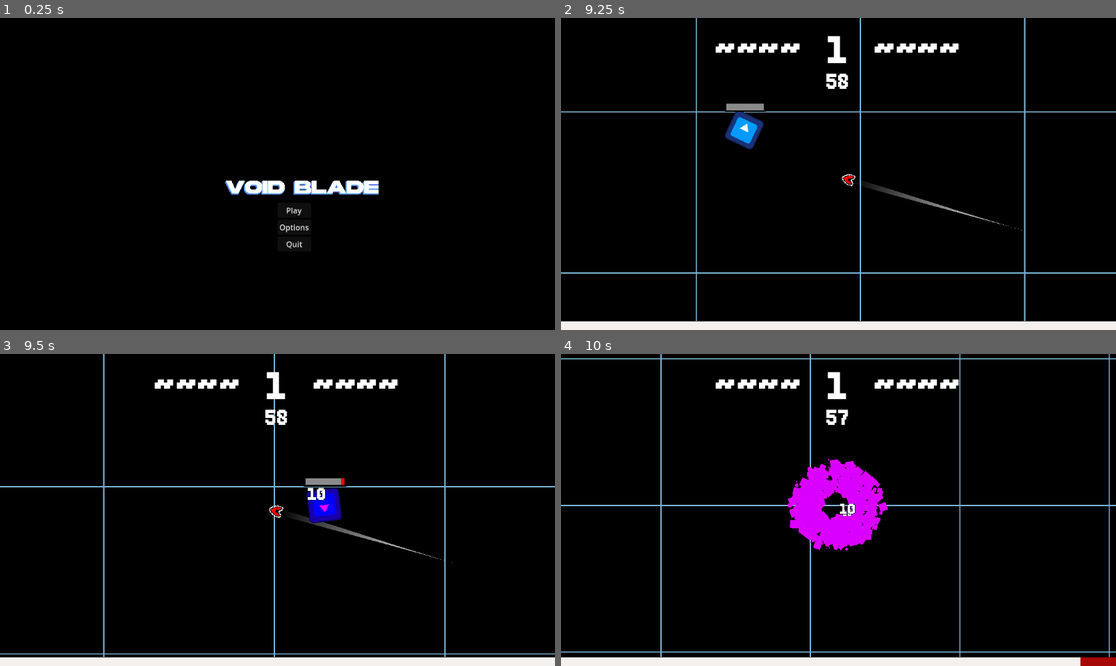
Above: before the commit, frames 1-4 (two rows, left to right).
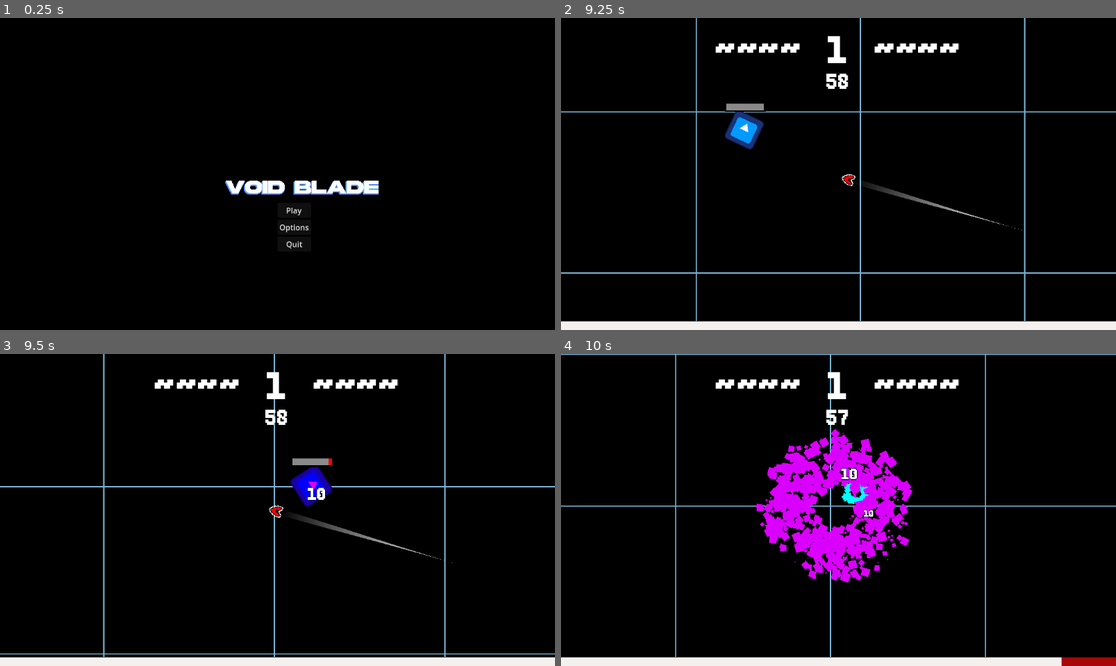
Above: after the commit, the same moments.

Repository: HazarBakir/void_blade
Game: Godot game, scene res://Scenes/main_menu.tscn
Same seed, same stepped clock (60 frames per second), same inputs: the game is played once before the commit and once after it. The engine's default icon, where the game draws it, is replaced by a stand-in: a white triangle on a blue panel in a dark square.
Inputs (mouse positions are in pixels of both pictures, inside the frame that each line leads up to):
- Up to frame 1 (0.25 s): no input
- Up to frame 2 (9.25 s): click "Play" at 0.5 s; move the mouse to (810, 236) at 1.27 s; press the mouse at (810, 236) at 1.28 s; move the mouse to (1005, 220) at 2.02 s; release the mouse at (1005, 220) at 2.03 s; click (1005, 220) at 2.1 s; move the mouse to (672, 127) at 2.77 s; press the mouse at (672, 127) at 2.78 s; move the mouse to (866, 174) at 3.52 s; release the mouse at (866, 174) at 3.53 s; click (866, 174) at 3.6 s; move the mouse to (755, 96) at 4.27 s; press the mouse at (755, 96) at 4.28 s; move the mouse to (960, 158) at 5.02 s; release the mouse at (960, 158) at 5.03 s; click (960, 158) at 5.1 s; move the mouse to (727, 189) at 5.77 s; press the mouse at (727, 189) at 5.78 s; move the mouse to (894, 105) at 6.52 s; release the mouse at (894, 105) at 6.53 s; click (894, 105) at 6.6 s; move the mouse to (810, 236) at 7.27 s; press the mouse at (810, 236) at 7.28 s; move the mouse to (1005, 220) at 8.02 s; release the mouse at (1005, 220) at 8.03 s; click (1005, 220) at 8.1 s; move the mouse to (672, 127) at 8.77 s; press the mouse at (672, 127) at 8.78 s
- Up to frame 3 (9.5 s): no input
- Up to frame 4 (10 s): move the mouse to (866, 510) at 9.52 s; release the mouse at (866, 510) at 9.53 s; click (866, 510) at 9.6 s

Frames 1-2 are identical in both runs. In frame 3, 1.2% of the frame differs, in the area x 52-63%, y 33-55%; in frame 4, 9.1%, in the area x 0-100%, y 0-100%.

Commit message:
feat: add knockback

Diff:
--- a/Scripts/Enemy/enemy_ranger_1.gd
+++ b/Scripts/Enemy/enemy_ranger_1.gd
@@ -6,7 +6,6 @@
 @onready var shoot_timer: Timer = $Timer
 @onready var sprite: Sprite2D = $Sprite2D
 @onready var damage_indicator: Marker2D = $damageIndicator
-
 
 const BULLET_SCENE = preload("res://scenes/bullet.tscn")
 
@@ -26,6 +25,8 @@
 var speed: float = ORIGINAL_SPEED
 var current_speed: float = 0.0
 var recoil_velocity: Vector2 = Vector2.ZERO
+var knockback_velocity: Vector2 = Vector2.ZERO
+var is_knocked_back: bool = false
 
 const MIN_SHOOT_INTERVAL: float = 1.0
 const MAX_SHOOT_INTERVAL: float = 3.0
@@ -44,6 +45,7 @@
 	if target.get_node("HealthComponent").is_alive:
 		_update_movement_behavior()
 		_handle_movement(delta)
+		_handle_knockback(delta)
 		move_and_slide()
 		_update_rotation()
 
@@ -71,7 +73,7 @@
 		_find_player()
 
 func _update_movement_behavior() -> void:
-	if target == null:
+	if target == null or is_knocked_back:
 		return
 
 	var distance_to_player = global_position.distance_to(target.global_position)
@@ -82,7 +84,7 @@
 		speed = ORIGINAL_SPEED
 
 func _handle_movement(delta: float) -> void:
-	if target == null or not is_alive:
+	if target == null or not is_alive or is_knocked_back:
 		return
 
 	var direction = (target.global_position - global_position).normalized()
@@ -99,12 +101,26 @@
 	else:
 		velocity = normal_velocity
 
+func _handle_knockback(delta: float) -> void:
+	if knockback_velocity.length() > 0:
+		is_knocked_back = true
+		velocity = knockback_velocity
+		knockback_velocity = lerp(knockback_velocity, Vector2.ZERO, 8.0 * delta)
+
+		if knockback_velocity.length() < 10.0:
+			knockback_velocity = Vector2.ZERO
+			is_knocked_back = false
+
+func apply_knockback(force: float, direction: Vector2) -> void:
+	knockback_velocity = direction.normalized() * force
+	is_knocked_back = true
+
 func _update_rotation() -> void:
-	if target != null:
+	if target != null and not is_knocked_back:
 		sprite.look_at(target.global_position)
 
 func _should_shoot() -> bool:
-	if not can_shoot or target == null:
+	if not can_shoot or target == null or is_knocked_back:
 		return false
 
 	var distance_to_player = sprite.global_position.distance_to(target.global_position)
@@ -153,3 +169,6 @@
 		DamageNumber.display_number(target.combat_component.attack_damage, damage_indicator.global_position, false )
 		if not target.combat_component.is_attacking:
 			on_death()
+		else:
+			var knockback_direction = (global_position - target.global_position).normalized()
+			apply_knockback(target.combat_component.attack_damage * 50, knockback_direction)
--- a/Scripts/Player/Components/PlayerCombatComponent.gd
+++ b/Scripts/Player/Components/PlayerCombatComponent.gd
@@ -4,6 +4,7 @@
 var player: CharacterBody2D
 var is_attacking: bool = false
 var attack_damage: float = 10.0
+var knockback_force: float = 500.0
 var was_mouse_pressed: bool = false
 var can_start_attack: bool = true
 @onready var line = get_node_or_null("../Sprite2D/Line2D")
@@ -54,7 +55,16 @@
 		var hitbox: HitboxComponent = area
 		if is_attacking and can_attack():
 			attack.attack_damage = attack_damage
+			attack.knockback_force = knockback_force
 			hitbox.damage(attack)
+
+			var enemy = area.get_parent()
+			if enemy.has_method("apply_knockback"):
+				var base_direction = (enemy.global_position - player.global_position).normalized()
+				var random_angle = randf_range(-0.3, 0.3)
+				var knockback_direction = base_direction.rotated(random_angle)
+				enemy.apply_knockback(attack.knockback_force, knockback_direction)
+
 			player.camera_controller.screen_shake(10, 0.5)
 		else:
 			attack.attack_damage = player.health_component.current_health
